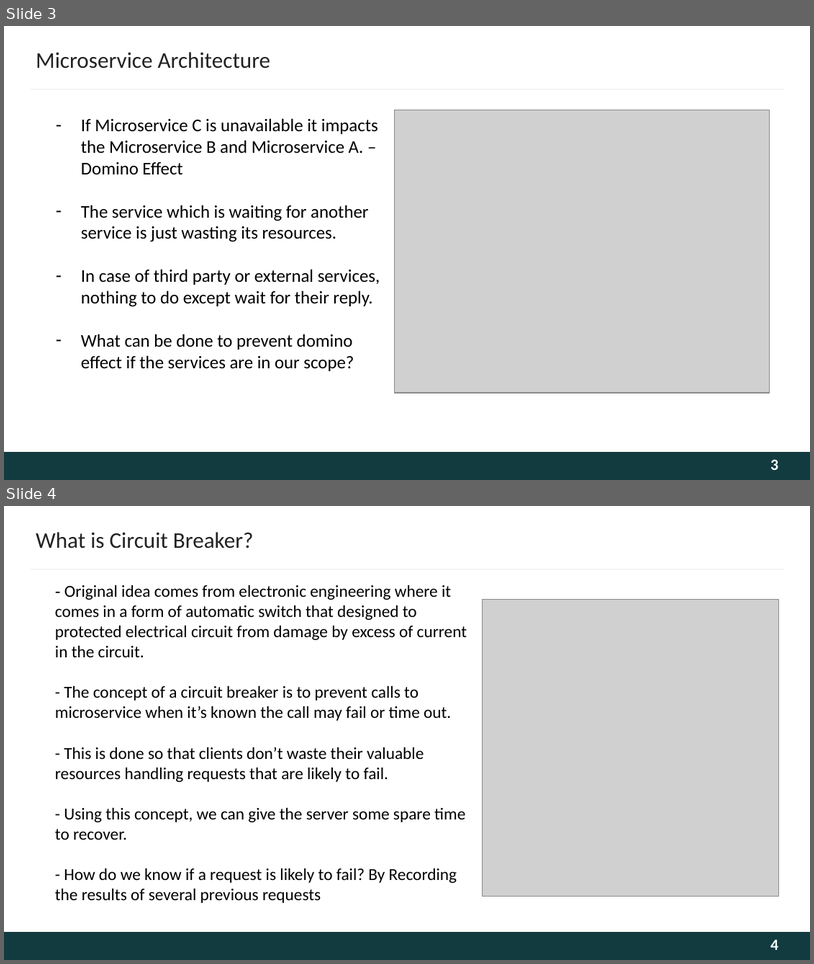
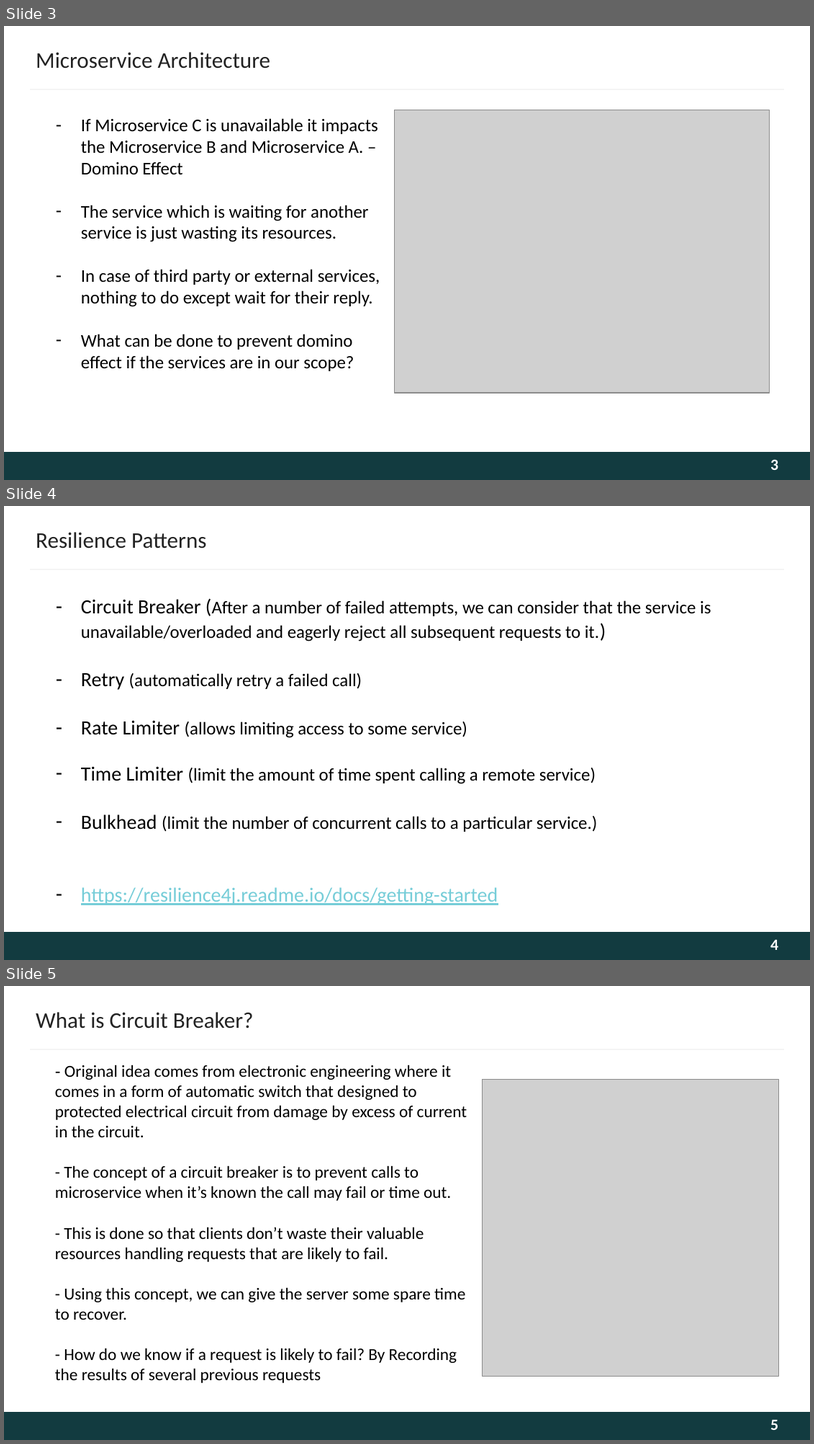
Before and after one commit to rupeshpatil761/jpop-ecommerce-system, a slide deck: PPT/JPOPBatch10--Circuit Breaker & Flyway Patterns.pptx. Shown one above the other, each under a label of ours: slides 3 and 4 before the commit, slides 3, 4 and 5 after it. The pictures are 814x964 and 814x1444 pixels, drawn with LibreOffice and Linux fonts; fonts in the diff are those of the drawing; grey boxes stand for pictures; background and template pictures are left out. Boxes give left, top, right and bottom in pixels: in the first picture for what was removed or moved away, otherwise in the second. Text is boxed around its words. In the diff, an @@ line names an element or a change of style, - is before the commit and + after.

```diff
--- a/PPT/JPOPBatch10--Circuit Breaker & Flyway Patterns.pptx
+++ b/PPT/JPOPBatch10--Circuit Breaker & Flyway Patterns.pptx
@@ slide 4 added at <box>4,506,810,960</box>, background #FFFFFF; not listed: 2 template elements that a slide beside it also shows @@
@@ title added at <box>36,532,206,548</box>, 20 pt, text #222222 @@
+Resilience Patterns
@@ text added at <box>81,599,711,905</box>, 16 pt, text #000000 @@
+– Circuit Breaker (After a number of failed attempts, we can consider that the service is unavailable/overloaded and eagerly reject all subsequent requests to it.)
+– Retry (automatically retry a failed call)
+– Rate Limiter (allows limiting access to some service)
+– Time Limiter (limit the amount of time spent calling a remote service)
+– Bulkhead (limit the number of concurrent calls to a particular service.)
+– https://resilience4j.readme.io/docs/getting-started
@@ page number added at <box>771,939,779,950</box>, 14 pt, text #FEFEFE, bold @@
+4
@@ what was slide 4 is now slide 5 @@
@@ page number at <box>771,1419,779,1430</box>: text changed @@
-4
+5
```
Also in this commit, not shown: 6 slides changed, 7 other files.
